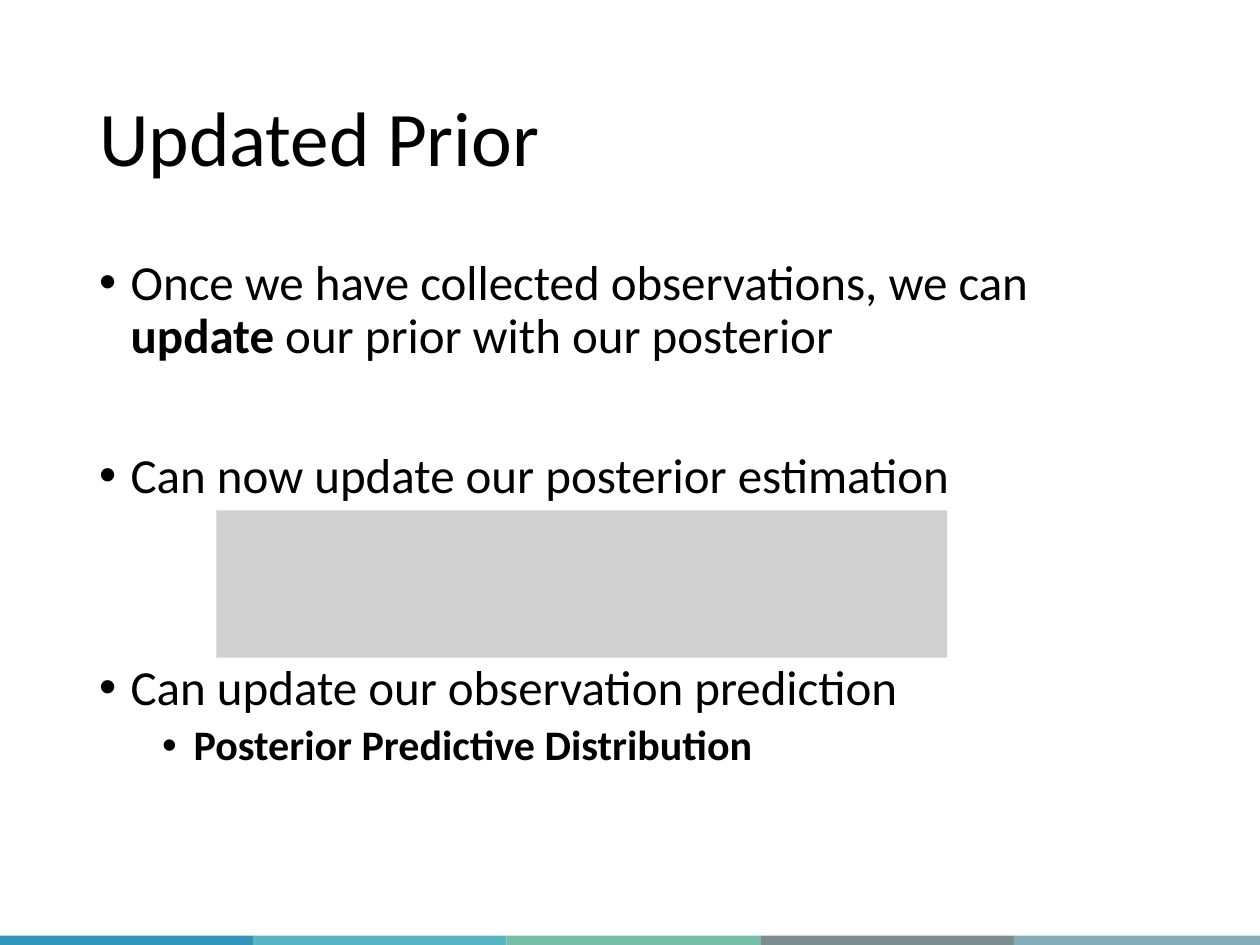
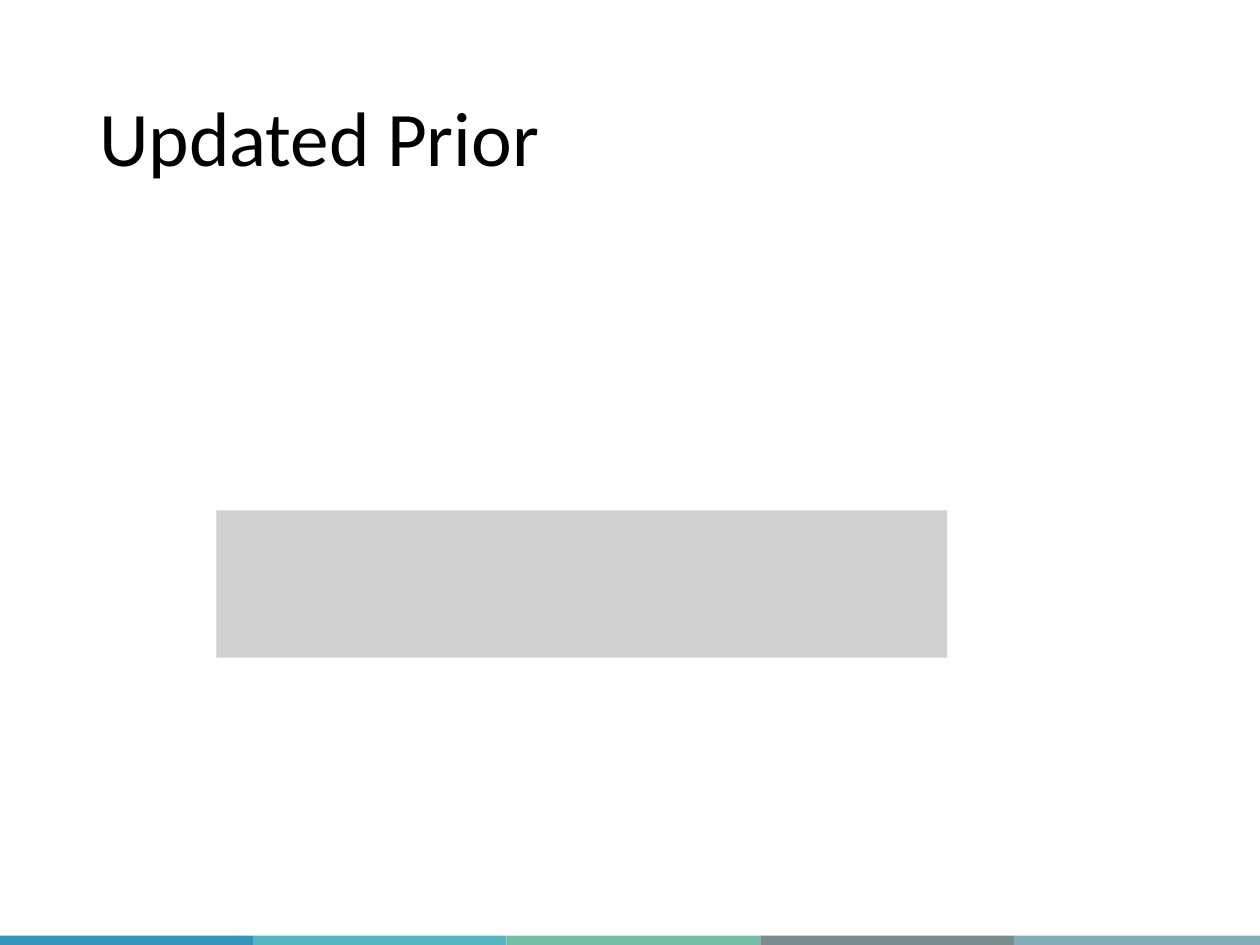
Before and after one commit to aosakwe/MiCM_BayesianInference, a slide deck: slide 24 of MiCM_BayesianInference_S24.pptx (slide 23 before the commit). Drawn at 1260x945 pixels with LibreOffice and Linux fonts; fonts in the diff are those of the drawing; grey boxes stand for pictures; background and template pictures are left out. Boxes give left, top, right and bottom in pixels: in the first picture for what was removed or moved away, otherwise in the second. Text is boxed around its words. In the diff, an @@ line names an element or a change of style, - is before the commit and + after.

```diff
--- a/MiCM_BayesianInference_S24.pptx
+++ b/MiCM_BayesianInference_S24.pptx
@@ text removed at <box>131,266,1028,761</box> @@
-• Once we have collected observations, we can update our prior with our posterior
-• Can now update our posterior estimation
-• Can update our observation prediction
-  • Posterior Predictive Distribution
```
Also in this commit, not shown: 1 slide added, 5 other files.
